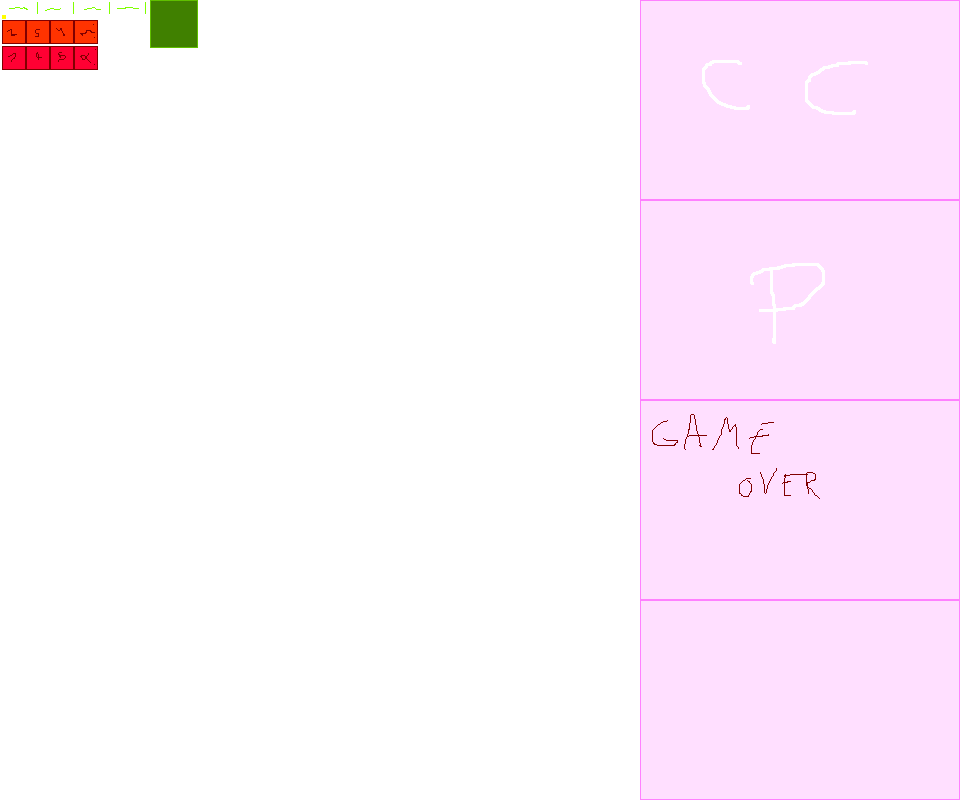
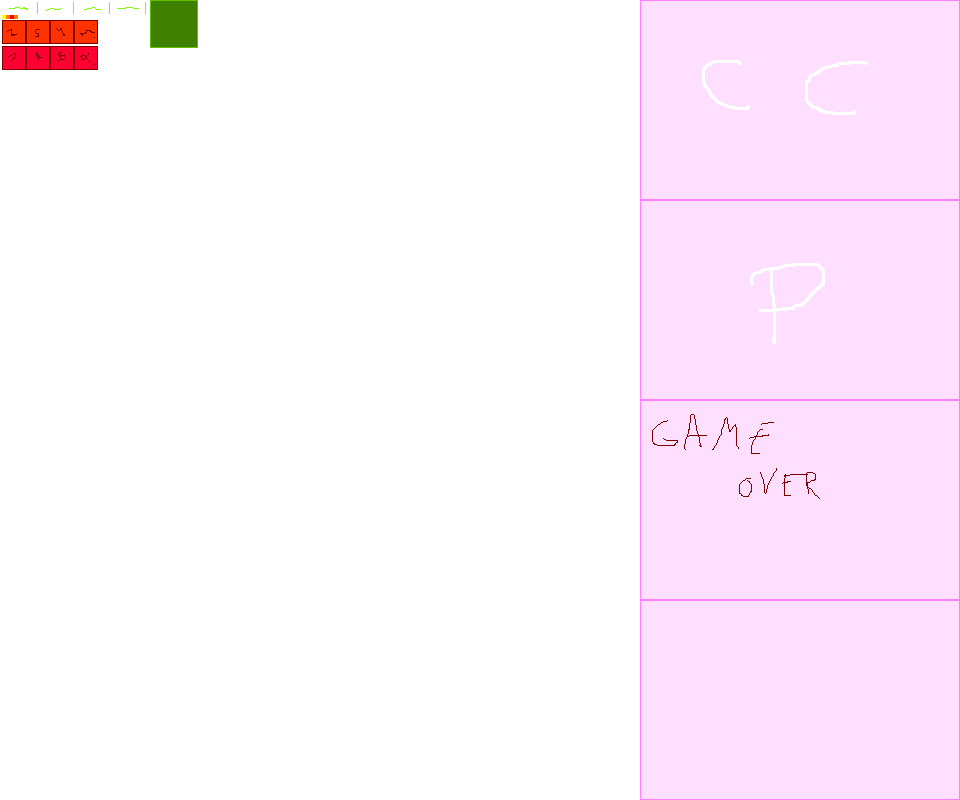
Revision of a layered 960x800 image; what changed, layer by layer:
painted on "sprites" over 6, 15, 18, 19
